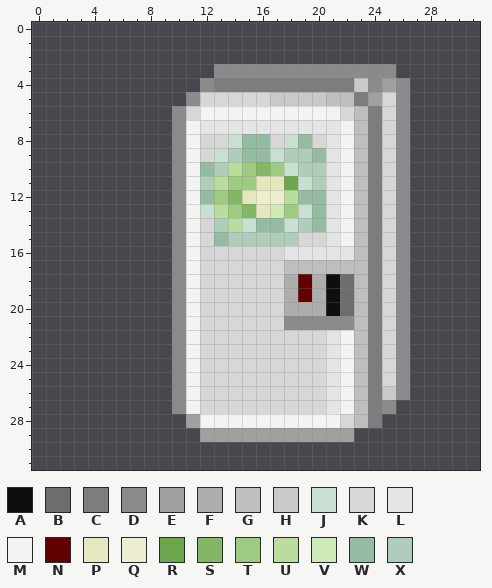
One commit to this pixel-art sprite: PiazzaPanic1/PiazzaPanic1-main/assets/tilemaps/tiles/fridgelettuce.png. Above, as it was before the edit.
The file is 32x32 pixels. Colours within 5 levels of each other are drawn and written as one.
Palette (. is transparent): A #0e0e0e  B #6d6d6d  C #7d7d7d  D #8b8b8b  E #a0a0a0  F #adadad  G #bebebe  H #c9c9c9  J #c8dfd1  K #d7d7d7  L #e5e5e5  M #f3f3f3  N #600101  P #e5e7bf  Q #edeed0  R #6da64e  S #84b765  T #9fca82  U #badd9f  V #cde9b5  W #96bba3  X #afcdba
Pixels before, first column x 10:
 3 ...DDDDDDDDDDDDD.
 4 ..DCCCCCCCCCCHDED
 5 .DKKKKKHHHHGGCEKD
 6 DKMMMMMMMMMMKGCKD
 7 DMLLLLLLLLLLMGCKD
 8 DMKKJWWKJWKLMGCKD
 9 DMKJXWWJXXWLMGCKD
10 DMWXUTSTJXXLMGCKD
11 DMXUTTPPRJXLMGCKD
12 DMWTSPQQUWWLMGCKD
13 DMJUTSPVTJWLMGCKD
14 DMKXUJWWJXWLMGCKD
15 DMKWXXXXXKKLMGCKD
16 DMKKKKKKLLLLLGCKD
17 DMKKKKKKGGGGGGCKD
18 DMKKKKKKFNFABGCKD
19 DMKKKKKKFNFABGCKD
20 DMKKKKKKFFFABGCKD
21 DMKKKKKKDDDDDGCKD
22 DMKKKKKKKKKLMGCKD
23 DMKKKKKKKKKLMGCKD
24 DMKKKKKKKKKLMGCKD
25 DMKKKKKKKKKLMGCKD
26 DMKKKKKKKKKLMGCHD
27 DMKKKKKKKKKLMGCD.
28 .EMMMMMMMMMMKGC..
29 ..EEEEEEEEEEE....
After:
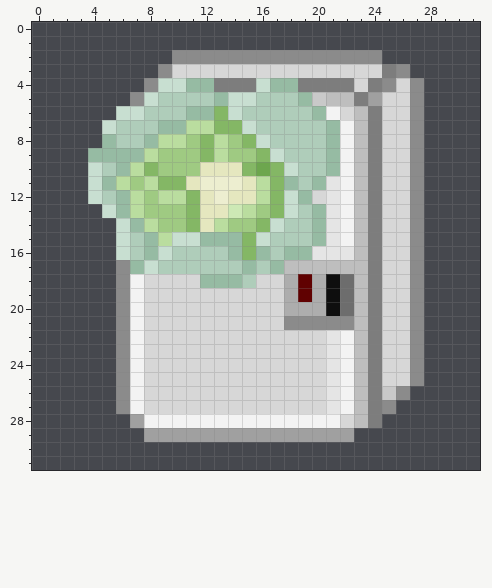
What changed:
y 2: x 10..24 ............... -> DDDDDDDDDDDDDDD
y 3: x 9..26 ....DDDDDDDDDDDDD. -> DKKKKKKKKKKKKKKKCD
y 4: x 8..12 ....D -> DJJWW; x 16..18 CCC -> JWW; x 23..27 HDED. -> KCDKD
y 5: x 7..19 ....DKKKKKHHH -> DJXXXXWJJXXXW; x 26..27 D. -> KD
y 6: x 6..20 ....DKMMMMMMMMM -> JJXXXWWSJXXXXXW; x 26..27 D. -> KD
y 7: x 5..21 .....DMLLLLLLLLLL -> JXXXWWUUSSJXXXXXW; x 26..27 D. -> KD
y 8: x 5..21 .....DMKKJWWKJWKL -> WXXWUUTSUTSJXXXXW; x 26..27 D. -> KD
y 9: x 4..16 ......DMKJXWW -> WWWWUTTTSUTTS; x 20..21 WL -> XW; x 26..27 D. -> KD
y 10: x 4..17 ......DMWXUTST -> JXWUSTTTPPPSRS; x 21 L -> W; x 26..27 D. -> KD
y 11: x 4..20 ......DMXUTTPPRJX -> JWUTUSSPQQQPUSWXW; x 26..27 D. -> KD
y 12: x 4..14 ......DMWTS -> JXWUTUUSPQP; x 16..18 QQU -> USJ; x 20 W -> K; x 26..27 D. -> KD
y 13: x 5..19 .....DMJUTSPVTJ -> JWUTTTSPPVUTSJX; x 26..27 D. -> KD
y 14: x 6..18 ....DMKXUJWWJ -> JWUTTSPUTTSJX; x 26..27 D. -> KD
y 15: x 6..12 ....DMK -> JXWUJJW; x 14..16 XXX -> WSJ; x 19..20 KK -> XW; x 26..27 D. -> KD
y 16: x 6..19 ....DMKKKKKKLL -> JXWJXXXXWSWXWW; x 26..27 D. -> KD
y 17: x 6..17 ....DMKKKKKK -> DWJXXXXXXWXW; x 26..27 D. -> KD
y 18: x 6..15 ....DMKKKK -> DMKKKKWWWX; x 26..27 D. -> KD
y 19..25: x 6..11 ....DM -> DMKKKK; x 26..27 D. -> KD
y 26..27: x 6..11 ....DM -> DMKKKK
y 28: x 7..11 ....E -> EMMMM
y 29: x 8..11 .... -> EEEE
Changed places in both pictures, as pixel boxes (x1, y1, x2, y2):
changed: (88, 50, 424, 442)
